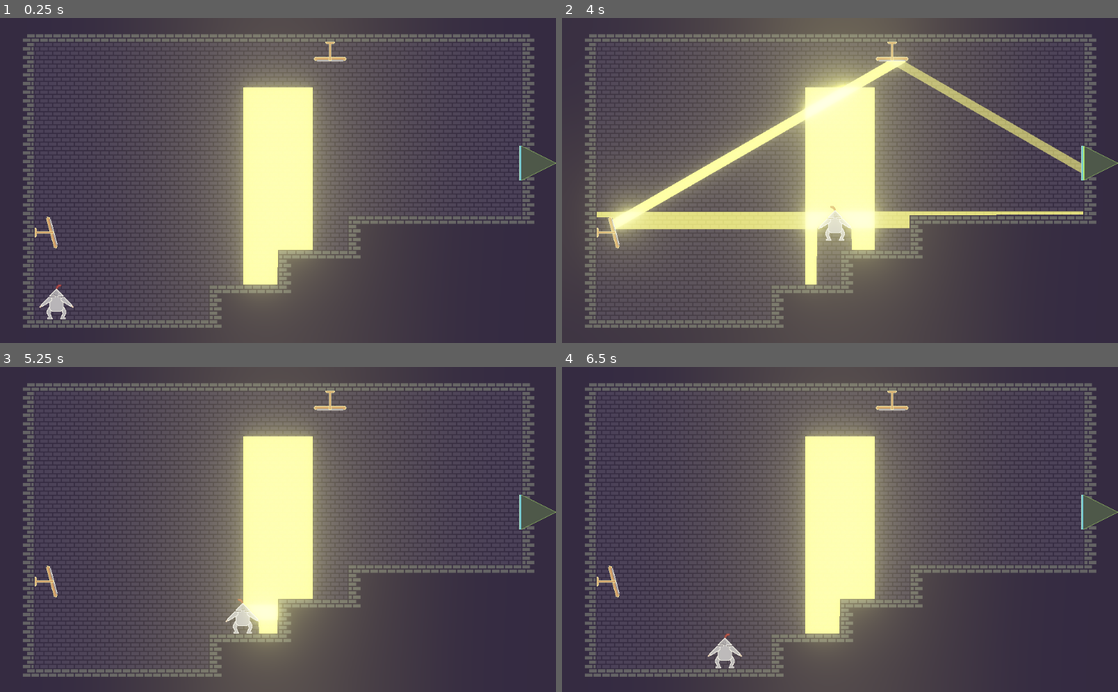
Above: before the commit, frames 1-4 (two rows, left to right).
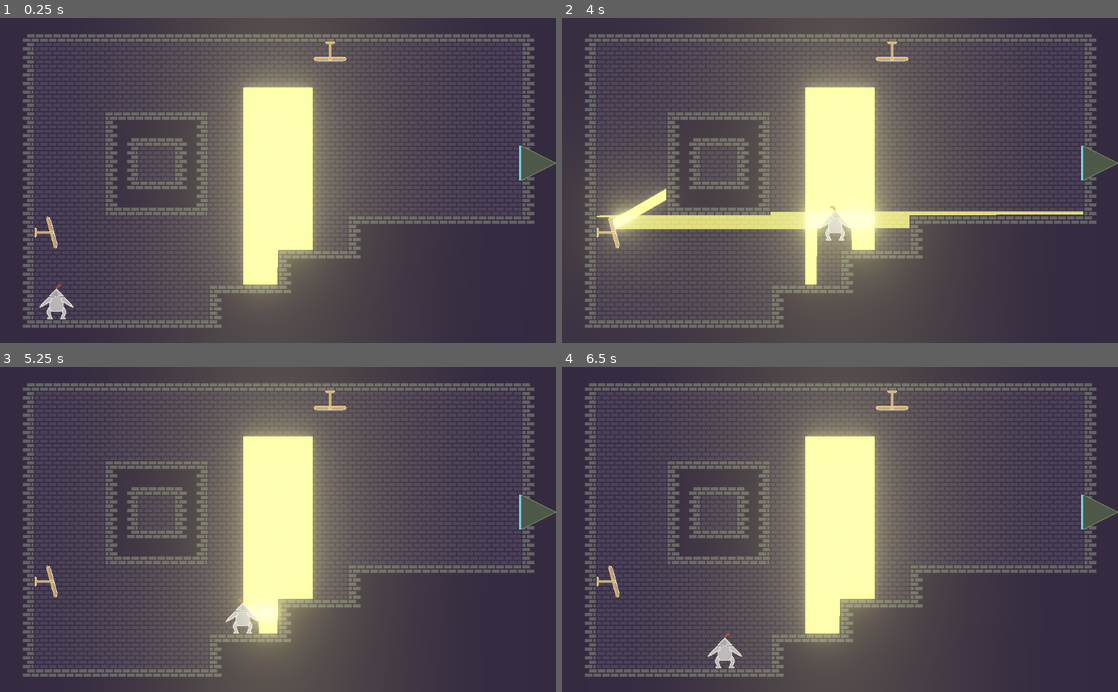
Above: after the commit, the same moments.

Repository: marc-jones/game-off-2022
Game: Godot game, scene res://nodes/PlayState.tscn
The game is run twice, just before and just after one commit, with the same random seed, the same clock (stepped at 60 frames per second) and the same inputs.
Inputs:
- Up to frame 1 (0.25 s): no input
- Up to frame 2 (4 s): tap Enter at 0.5 s; hold Right (move_right) 0.53-2.03 s; tap Down (crouch) every 0.75 s from 0.6 to 3.6 s; tap Space (jump) at 0.77, 1.52, 3.02, 3.77 s; hold Left (move_left) 2.03-2.78 s; hold Right (move_right) from 2.78 s (still down)
- Up to frame 3 (5.25 s): release Right (move_right) at 4.28 s; hold Left (move_left) 4.28-5.03 s; tap Down (crouch) at 4.35, 5.1 s; tap Space (jump) at 4.52 s; hold Right (move_right) from 5.03 s (still down)
- Up to frame 4 (6.5 s): tap Space (jump) at 5.75, 6.02 s; release Right (move_right) at 5.78 s; hold Left (move_left) from 5.78 s (still down); tap Down (crouch) at 5.85 s

The runs differ from the first frame. In frame 1, 1.6% of the frame differs, in the area x 19-38%, y 29-61%; in frame 2, 7.5%, in the area x 6-94%, y 7-61%; in frame 3, 1.6%; in frame 4, 1.6%.

Commit message:
Expanded the tileset

Diff:
--- a/nodes/PlayState.tscn
+++ b/nodes/PlayState.tscn
@@ -66,6 +66,18 @@
 points = PoolVector2Array( 0, 0, 64, 0, 64, 64, 0, 64 )
 
 [sub_resource type="ConvexPolygonShape2D" id=22]
+points = PoolVector2Array( 0, 0, 64, 0, 64, 64, 0, 64 )
+
+[sub_resource type="ConvexPolygonShape2D" id=24]
+points = PoolVector2Array( 0, 0, 64, 0, 64, 64, 0, 64 )
+
+[sub_resource type="ConvexPolygonShape2D" id=25]
+points = PoolVector2Array( 0, 0, 64, 0, 64, 64, 0, 64 )
+
+[sub_resource type="ConvexPolygonShape2D" id=26]
+points = PoolVector2Array( 0, 0, 64, 0, 64, 64, 0, 64 )
+
+[sub_resource type="ConvexPolygonShape2D" id=27]
 points = PoolVector2Array( 0, 0, 64, 0, 64, 64, 0, 64 )
 
 [sub_resource type="TileSet" id=1]
@@ -87,10 +99,10 @@
 2/texture = ExtResource( 4 )
 2/tex_offset = Vector2( 0, 0 )
 2/modulate = Color( 1, 1, 1, 1 )
-2/region = Rect2( 0, 0, 320, 256 )
+2/region = Rect2( 0, 0, 384, 256 )
 2/tile_mode = 1
 2/autotile/bitmask_mode = 1
-2/autotile/bitmask_flags = [ Vector2( 0, 0 ), 144, Vector2(  …(359 unchanged characters)… ctor2( 4, 2 ), 507, Vector2( 4, 3 ), 447 ]
+2/autotile/bitmask_flags = [ Vector2( 0, 0 ), 144, Vector2(  …(359 unchanged characters)… ctor2( 4, 2 ), 507, Vector2( 4, 3 ), 447, Vector2( 5, 0 ), 176, Vector2( 5, 1 ), 26, Vector2( 5, 2 ), 152, Vector2( 5, 3 ), 50 ]
 2/autotile/icon_coordinate = Vector2( 0, 0 )
 2/autotile/tile_size = Vector2( 64, 64 )
 2/autotile/spacing = 0
@@ -225,6 +237,30 @@
 "one_way_margin": 1.0,
 "shape": SubResource( 22 ),
 "shape_transform": Transform2D( 1, 0, 0, 1, 0, 0 )
+}, {
+"autotile_coord": Vector2( 5, 0 ),
+"one_way": false,
+"one_way_margin": 1.0,
+"shape": SubResource( 24 ),
+"shape_transform": Transform2D( 1, 0, 0, 1, 0, 0 )
+}, {
+"autotile_coord": Vector2( 5, 1 ),
+"one_way": false,
+"one_way_margin": 1.0,
+"shape": SubResource( 25 ),
+"shape_transform": Transform2D( 1, 0, 0, 1, 0, 0 )
+}, {
+"autotile_coord": Vector2( 5, 2 ),
+"one_way": false,
+"one_way_margin": 1.0,
+"shape": SubResource( 26 ),
+"shape_transform": Transform2D( 1, 0, 0, 1, 0, 0 )
+}, {
+"autotile_coord": Vector2( 5, 3 ),
+"one_way": false,
+"one_way_margin": 1.0,
+"shape": SubResource( 27 ),
+"shape_transform": Transform2D( 1, 0, 0, 1, 0, 0 )
 } ]
 2/z_index = 0
 
@@ -266,7 +302,7 @@
 collision_layer = 3
 collision_mask = 3
 format = 1
-tile_data = PoolIntArray( -1, 2, 1, -65536, 2, 2, -65535, 2, …(1025 unchanged characters)… 39, 196609, 0, 0, 196610, 0, 0, 196611, 0, 0, 196612, 0, 0, 196613, 0, 0, 196614, 0, 0, 196615, 0, 0, 196616, 0, 0, 196617, 0, 0, 196618, 0, 0, 196619, 0, 0, 196620, 0, 0, 196621, 0, 0, 196622, 0, 0, 196623, 2, 65537, 196624, 2, 65539, 327679, 2, 65537, 262144, 2, 65539, 262145, 0, 0, 262146, 0, 0, 262147, 0, 0, 262148, 0, 0, 262149, 0, 0, 262150, 0, 0, 262151, 0, 0, 262152, 0, 0, 262153, 0, 0, 262154, 0, 0, 262155, 0, 0, 262156, 0, 0, 262157, 0, 0, 262158, 0, 0, 262159, 2, 65537, 262160, 2, 65539, 393215, 2, 65537, 327680, 2, 65539, 327681, 0, 0, 327682, 0, 0, 327683, 0, 0, 327684, 0, 0, 327685, 0, 0, 327686, 0, 0, 327687, 0, 0, 327688, 0, …(1607 unchanged characters)…
+tile_data = PoolIntArray( -1, 2, 1, -65536, 2, 2, -65535, 2, …(1025 unchanged characters)… 39, 196609, 0, 0, 196610, 0, 0, 196611, 2, 5, 196612, 2, 196610, 196613, 2, 131077, 196614, 0, 0, 196615, 0, 0, 196616, 0, 0, 196617, 0, 0, 196618, 0, 0, 196619, 0, 0, 196620, 0, 0, 196621, 0, 0, 196622, 0, 0, 196623, 2, 65537, 196624, 2, 65539, 327679, 2, 65537, 262144, 2, 65539, 262145, 0, 0, 262146, 0, 0, 262147, 2, 65536, 262148, 0, 0, 262149, 2, 65536, 262150, 0, 0, 262151, 0, 0, 262152, 0, 0, 262153, 0, 0, 262154, 0, 0, 262155, 0, 0, 262156, 0, 0, 262157, 0, 0, 262158, 0, 0, 262159, 2, 65537, 262160, 2, 65539, 393215, 2, 65537, 327680, 2, 65539, 327681, 0, 0, 327682, 0, 0, 327683, 2, 196613, 327684, 2, 196610, 327685, 2, 65541, 327686, 0, 0, 327687, 0, 0, 327688, 0, …(1607 unchanged characters)…
 
 [node name="LightManager" type="Node2D" parent="."]
 modulate = Color( 1.3, 1.3, 1, 1 )
Binary file changed: assets/tiles/tileset.png
Not shown: 1 places in nodes/PlayState.tscn that only renumber resources
Not shown, added: raw_assets/tileset.xcf
